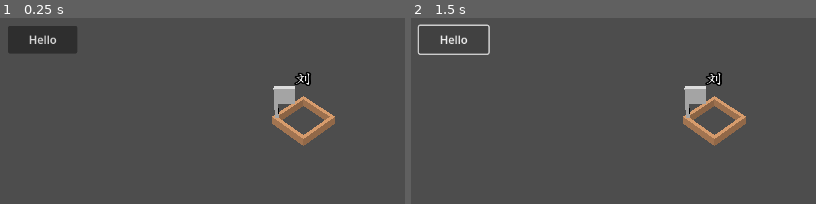
Above: before the commit, frames 1-2 (left to right).
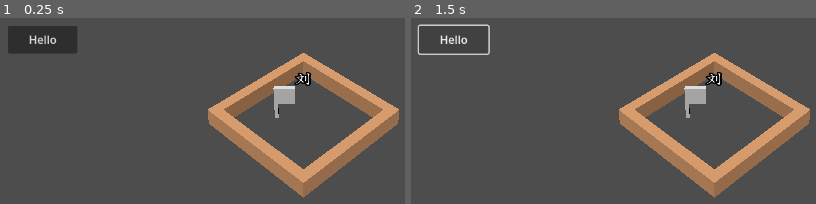
Above: after the commit, the same moments.

Repository: bianpeng001/GodotPy
Game: Godot game, scene res://main.tscn
Two runs of this game, one before a commit and one after it. Both use one fixed random seed, a clock stepped at 60 frames per second and the inputs below.
Inputs:
- Up to frame 1 (0.25 s): no input
- Up to frame 2 (1.5 s): click "Hello" at 0.5 s; click "Hello" at 1.25 s

The runs differ from the first frame. In frame 1, 13% of the frame differs, in the area x 51-99%, y 18-97%; in frame 2, 13%.

Commit message:
move dir, and scale city wall bigger

Diff:
--- a/Demo/main.tscn
+++ b/Demo/main.tscn
@@ -1,7 +1,6 @@
-[gd_scene load_steps=3 format=3 uid="uid://cipun2g0qp50n"]
+[gd_scene load_steps=2 format=3 uid="uid://cipun2g0qp50n"]
 
-[ext_resource type="PackedScene" uid="uid://dx4jt88t2pkvs" path="res://Model/City01.glb" id="1_fy31c"]
-[ext_resource type="PackedScene" uid="uid://4hvmkb1n5qtb" path="res://Model/City01.tscn" id="2_2sjd1"]
+[ext_resource type="PackedScene" uid="uid://4hvmkb1n5qtb" path="res://models/City01.tscn" id="2_xqycq"]
 
 [node name="Node3D" type="Node3D"]
 
@@ -15,14 +14,6 @@
 [node name="FPyObject" type="FPyObject" parent="."]
 python_path = "main"
 python_class = "TestClass"
-
-[node name="City01" parent="." instance=ExtResource("2_2sjd1")]
-
-[node name="City02" parent="." instance=ExtResource("1_fy31c")]
-transform = Transform3D(1, 0, 0, 0, 1, 0, 0, 0, 1, 17.7499, 0, -13.6001)
-
-[node name="City03" parent="." instance=ExtResource("1_fy31c")]
-transform = Transform3D(1, 0, 0, 0, 1, 0, 0, 0, 1, -22.1538, 0, -26.5104)
 
 [node name="DirectionalLight3D" type="DirectionalLight3D" parent="."]
 transform = Transform3D(0.833577, -0.490839, 0.253428, 0, 0.458774, 0.888553, -0.552403, -0.740678, 0.382423, 0, 14.6445, 0)
@@ -41,5 +32,4 @@
 python_path = "game.input_controller"
 python_class = "InputController"
 
-[editable path="City02"]
-[editable path="City03"]
+[node name="City01" parent="." instance=ExtResource("2_xqycq")]
--- a/Demo/Model/City01.tscn
+++ b/Demo/models/City01.tscn
@@ -1,13 +1,14 @@
 [gd_scene load_steps=5 format=3 uid="uid://4hvmkb1n5qtb"]
 
-[ext_resource type="PackedScene" uid="uid://dx4jt88t2pkvs" path="res://Model/City01.glb" id="1_dnl8w"]
-[ext_resource type="Material" uid="uid://bft44cxmukfxl" path="res://Model/MatCity01.tres" id="2_3de47"]
-[ext_resource type="PackedScene" uid="uid://oop7cbbkolr3" path="res://Model/Flag01.glb" id="3_3x2e3"]
+[ext_resource type="PackedScene" uid="uid://dx4jt88t2pkvs" path="res://models/City01.glb" id="1_dnl8w"]
+[ext_resource type="Material" uid="uid://bft44cxmukfxl" path="res://models/MatCity01.tres" id="2_3de47"]
+[ext_resource type="PackedScene" uid="uid://oop7cbbkolr3" path="res://models/Flag01.glb" id="3_3x2e3"]
 [ext_resource type="FontFile" uid="uid://cfhxpqexrydct" path="res://FZKT.ttf" id="4_8de7a"]
 
 [node name="City01" instance=ExtResource("1_dnl8w")]
 
 [node name="Cube" parent="." index="0"]
+transform = Transform3D(3, 0, 0, 0, 2, 0, 0, 0, 3, 0, 0, 0)
 surface_material_override/0 = ExtResource("2_3de47")
 
 [node name="Flag01" parent="." index="1" instance=ExtResource("3_3x2e3")]
Renamed: Demo/Model/City01.glb -> Demo/models/City01.glb
Not shown, changed: Demo/models/City01.glb.import
Renamed: Demo/Model/Flag01.glb -> Demo/models/Flag01.glb
Not shown, changed: Demo/models/Flag01.glb.import
Renamed: Demo/Model/MatCity01.tres -> Demo/models/MatCity01.tres
Not shown, changed: Demo/game/camera_controller.py
